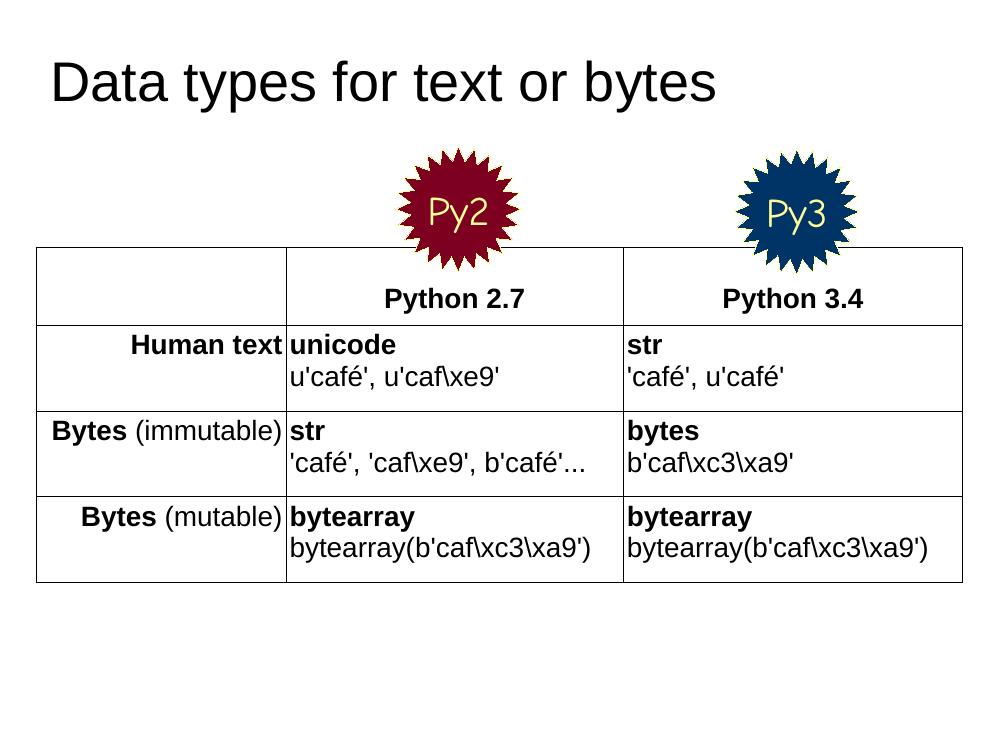
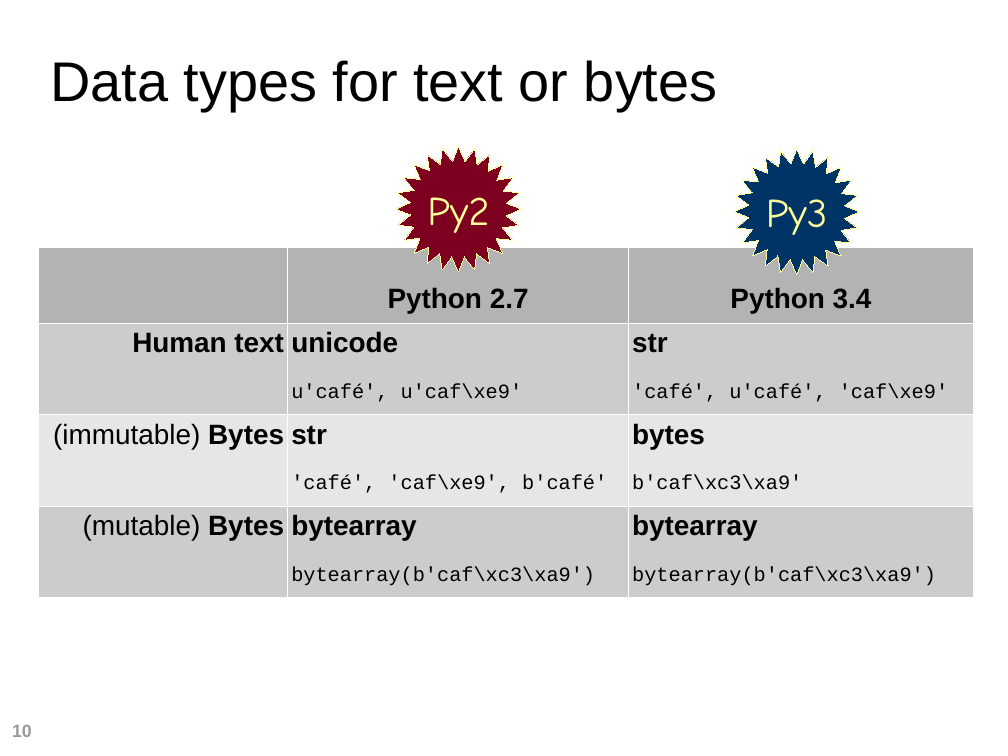
Before and after one commit to fluentpython/unicode-solutions, a slide deck: slide 10 of unicode-solutions.odp (slide 8 before the commit). Drawn at 1008x756 pixels with LibreOffice and Linux fonts; fonts in the diff are those of the drawing; background and template pictures are left out. Boxes give left, top, right and bottom in pixels: in the first picture for what was removed or moved away, otherwise in the second. Text is boxed around its words. In the diff, an @@ line names an element or a change of style, - is before the commit and + after.

```diff
--- a/unicode-solutions.odp
+++ b/unicode-solutions.odp
@@ table at (38,247,974,590) @@
-row 2, column 3: str / 'café', u'café'
+row 2, column 3: str / 'café', u'café', 'caf\xe9'
-row 3, column 1: Bytes (immutable)
+row 3, column 1: (immutable) Bytes
-row 3, column 2: str / 'café', 'caf\xe9', b'café'...
+row 3, column 2: str / 'café', 'caf\xe9', b'café'
-row 4, column 1: Bytes (mutable)
+row 4, column 1: (mutable) Bytes
@@ fill none to #B3B3B3 in 2 cells @@
@@ fill none to #CCCCCC in 6 cells @@
@@ fill none to #E6E6E6 in row 3 @@
@@ size 22 to 16 pt, font Arial to Courier New in "u'café', u'caf\xe9'", "b'caf\xc3\xa9'", "bytearray(b'caf\xc3\xa9')", "bytearray(b'caf\xc3\xa9')" @@
@@ borders changed @@
@@ table: place and size @@
-table at (37,247,963,583)
+table at (38,247,974,590)
@@ page number added at (12,725,32,737), 14 pt, text #999999, bold @@
+10
```
Also in this commit, not shown: 15 other slides changed, 26 slides added, 8 slides removed, 26 other files.
